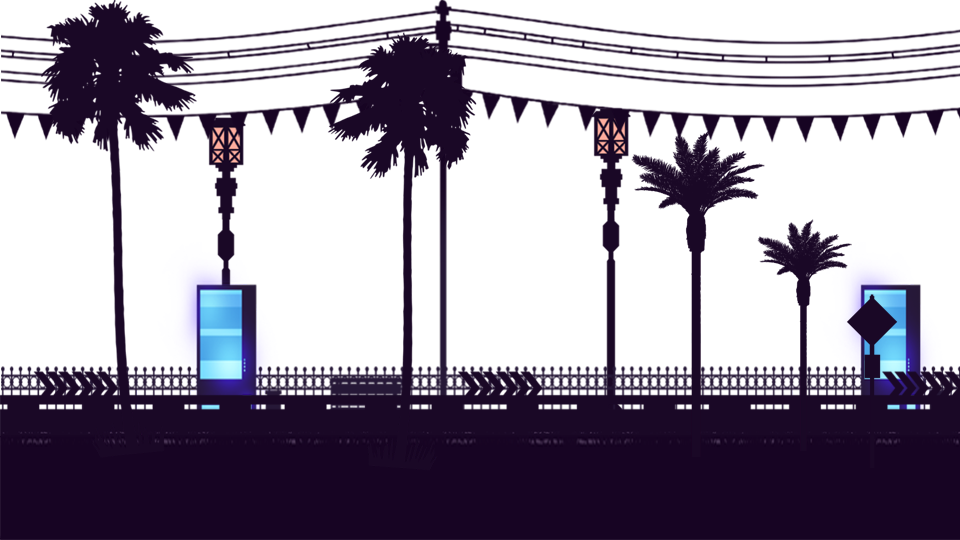
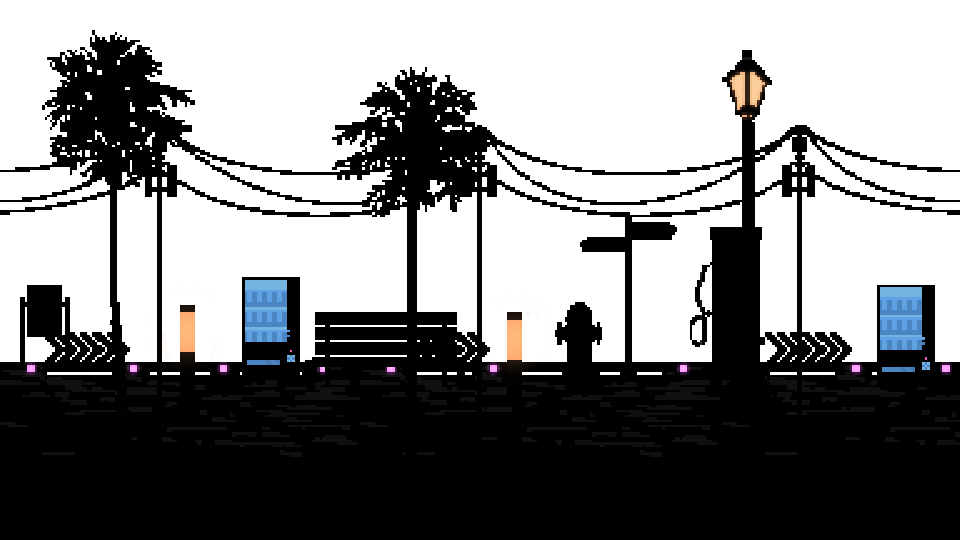
Two versions of the same layered image (960x540). Layer-by-layer changes:
removed layer "r1" over [846, 294, 898, 469]
painted on "已插入图像" over [0, 30, 960, 540]
removed layer "p3" over [631, 130, 765, 458]
removed layer "已插入图像" (2nd of 5) over [40, 0, 198, 458]
removed layer "p1" over [327, 32, 477, 471]
removed layer "road 1" over [0, 366, 960, 540]
removed layer "已插入图像" (3rd of 5) over [1, 0, 960, 487]
removed layer "已插入图像" (4th of 5) over [206, 117, 246, 490]
removed layer "已插入图像" (5th of 5) over [591, 108, 631, 481]
